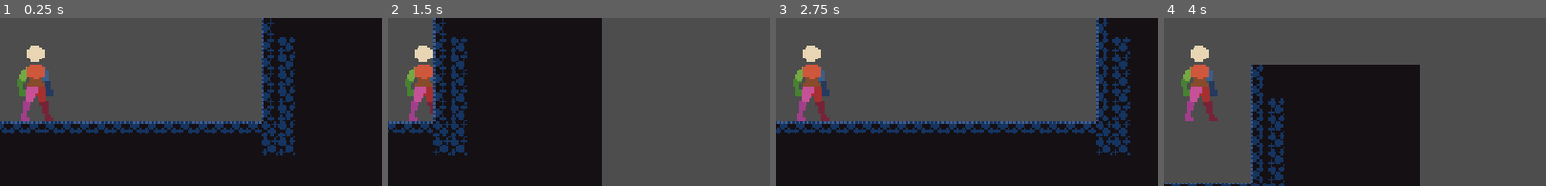
Above: before the commit, frames 1-4 (left to right).
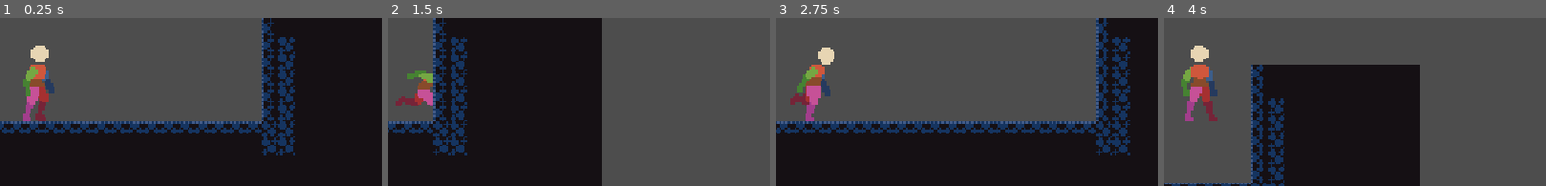
Above: after the commit, the same moments.

Repository: Timi865/Microvania
Game: Godot game, scene res://Scenes/game.tscn
The game is run twice, just before and just after one commit, with the same random seed, the same clock (stepped at 60 frames per second) and the same inputs.
Inputs:
- Up to frame 1 (0.25 s): no input
- Up to frame 2 (1.5 s): hold Right (Move_right) from 0.53 s (still down); tap C (dash) at 0.6 s; tap Space (Jump) at 0.77 s; tap E (orb_throw) at 1.35 s
- Up to frame 3 (2.75 s): tap Space (Jump) at 1.52 s; release Right (Move_right) at 2.03 s; hold Left (Move_left) from 2.03 s (still down); tap C (dash) at 2.1 s
- Up to frame 4 (4 s): release Left (Move_left) at 2.78 s; hold Right (Move_right) from 2.78 s (still down); tap E (orb_throw) at 2.85 s; tap Space (Jump) at 3.02, 3.77 s; tap C (dash) at 3.6 s
The pictures show only the part of the screen within x 44-94%, y 6-56%; the shares and areas given below are measured in that part.

The runs differ from the first frame. In frame 1, 1.5% of the frame differs, in the area x 4-15%, y 16-62%; in frame 2, 1.9%; in frame 3, 2.6%, in the area x 3-16%, y 16-62%; in frame 4, nothing differs.

Commit message:
Update Player Animations
Created run idle walk transition animations and now they are all in the animtree state machine

Diff:
--- a/Scenes/Player.tscn
+++ b/Scenes/Player.tscn
@@ -11,6 +11,9 @@
 [ext_resource type="Texture2D" uid="uid://gpapbq887ft2" path="res://PlayerArt/Prototype Character-Jump.png" id="5_o3h8g"]
 [ext_resource type="Texture2D" uid="uid://bm8cpnc5klmp5" path="res://PlayerArt/Prototype Character-Land-70ms.png" id="6_1e7my"]
 [ext_resource type="Texture2D" uid="uid://be6m22bvae6xh" path="res://PlayerArt/Prototype Character-Walk-100ms.png" id="7_arntx"]
+[ext_resource type="Texture2D" uid="uid://dre44optoh6c1" path="res://PlayerArt/Prototype Character-Run-70ms.png" id="7_o3h8g"]
+[ext_resource type="Texture2D" uid="uid://cx2w4racn2knw" path="res://PlayerArt/Prototype Character-Run to Idle.png" id="8_1e7my"]
+[ext_resource type="Texture2D" uid="uid://c3a42rarr7jac" path="res://PlayerArt/Prototype Character-Walk to Idle.png" id="10_arntx"]
 
 [sub_resource type="Animation" id="Animation_lslt6"]
 resource_name = "IDLE"
@@ -257,6 +260,89 @@
 "values": [8]
 }
 
+[sub_resource type="Animation" id="Animation_qidb7"]
+resource_name = "RUN to IDLE"
+length = 0.7
+loop_mode = 1
+step = 0.1
+tracks/0/type = "value"
+tracks/0/imported = false
+tracks/0/enabled = true
+tracks/0/path = NodePath("Sprite2D:hframes")
+tracks/0/interp = 1
+tracks/0/loop_wrap = true
+tracks/0/keys = {
+"times": PackedFloat32Array(0, 0.7),
+"transitions": PackedFloat32Array(1, 1),
+"update": 1,
+"values": [8, 8]
+}
+tracks/1/type = "value"
+tracks/1/imported = false
+tracks/1/enabled = true
+tracks/1/path = NodePath("Sprite2D:texture")
+tracks/1/interp = 1
+tracks/1/loop_wrap = true
+tracks/1/keys = {
+"times": PackedFloat32Array(0, 0.7),
+"transitions": PackedFloat32Array(1, 1),
+"update": 1,
+"values": [ExtResource("7_o3h8g"), ExtResource("7_o3h8g")]
+}
+tracks/2/type = "value"
+tracks/2/imported = false
+tracks/2/enabled = true
+tracks/2/path = NodePath("Sprite2D:frame")
+tracks/2/interp = 1
+tracks/2/loop_wrap = true
+tracks/2/keys = {
+"times": PackedFloat32Array(0, 0.1, 0.2, 0.3, 0.4, 0.5, 0.6),
+"transitions": PackedFloat32Array(1, 1, 1, 1, 1, 1, 1),
+"update": 1,
+"values": [0, 1, 2, 3, 4, 5, 6]
+}
+
+[sub_resource type="Animation" id="Animation_70hv0"]
+resource_name = "RUN to IDLE"
+length = 0.19999999999999998
+step = 0.1
+tracks/0/type = "value"
+tracks/0/imported = false
+tracks/0/enabled = true
+tracks/0/path = NodePath("Sprite2D:hframes")
+tracks/0/interp = 1
+tracks/0/loop_wrap = true
+tracks/0/keys = {
+"times": PackedFloat32Array(0, 0.2),
+"transitions": PackedFloat32Array(1, 1),
+"update": 1,
+"values": [3, 3]
+}
+tracks/1/type = "value"
+tracks/1/imported = false
+tracks/1/enabled = true
+tracks/1/path = NodePath("Sprite2D:texture")
+tracks/1/interp = 1
+tracks/1/loop_wrap = true
+tracks/1/keys = {
+"times": PackedFloat32Array(0, 0.2),
+"transitions": PackedFloat32Array(1, 1),
+"update": 1,
+"values": [ExtResource("8_1e7my"), ExtResource("8_1e7my")]
+}
+tracks/2/type = "value"
+tracks/2/imported = false
+tracks/2/enabled = true
+tracks/2/path = NodePath("Sprite2D:frame")
+tracks/2/interp = 1
+tracks/2/loop_wrap = true
+tracks/2/keys = {
+"times": PackedFloat32Array(0, 0.1),
+"transitions": PackedFloat32Array(1, 1),
+"update": 1,
+"values": [0, 2]
+}
+
 [sub_resource type="Animation" id="Animation_i2e8t"]
 resource_name = "RUN"
 length = 0.7
@@ -299,6 +385,47 @@
 "values": [8, 8]
 }
 
+[sub_resource type="Animation" id="Animation_8flut"]
+resource_name = "WALK to IDLE"
+length = 0.2
+step = 0.1
+tracks/0/type = "value"
+tracks/0/imported = false
+tracks/0/enabled = true
+tracks/0/path = NodePath("Sprite2D:texture")
+tracks/0/interp = 1
+tracks/0/loop_wrap = true
+tracks/0/keys = {
+"times": PackedFloat32Array(0, 0.2),
+"transitions": PackedFloat32Array(1, 1),
+"update": 1,
+"values": [ExtResource("10_arntx"), ExtResource("10_arntx")]
+}
+tracks/1/type = "value"
+tracks/1/imported = false
+tracks/1/enabled = true
+tracks/1/path = NodePath("Sprite2D:frame")
+tracks/1/interp = 1
+tracks/1/loop_wrap = true
+tracks/1/keys = {
+"times": PackedFloat32Array(0, 0.1),
+"transitions": PackedFloat32Array(1, 1),
+"update": 1,
+"values": [0, 1]
+}
+tracks/2/type = "value"
+tracks/2/imported = false
+tracks/2/enabled = true
+tracks/2/path = NodePath("Sprite2D:hframes")
+tracks/2/interp = 1
+tracks/2/loop_wrap = true
+tracks/2/keys = {
+"times": PackedFloat32Array(0, 0.2),
+"transitions": PackedFloat32Array(1, 1),
+"update": 1,
+"values": [3, 3]
+}
+
 [sub_resource type="AnimationLibrary" id="AnimationLibrary_qidb7"]
 _data = {
 &"IDLE": SubResource("Animation_lslt6"),
@@ -307,10 +434,79 @@
 &"JUMP": SubResource("Animation_m0x7a"),
 &"LAND": SubResource("Animation_5v66d"),
 &"RESET": SubResource("Animation_x63xi"),
-&"WALK": SubResource("Animation_i2e8t")
-}
+&"RUN": SubResource("Animation_qidb7"),
+&"RUN to IDLE": SubResource("Animation_70hv0"),
+&"WALK": SubResource("Animation_i2e8t"),
+&"WALK to IDLE": SubResource("Animation_8flut")
+}
+
+[sub_resource type="AnimationNodeAnimation" id="AnimationNodeAnimation_o3h8g"]
+animation = &"IDLE to RUN"
+
+[sub_resource type="AnimationNodeAnimation" id="AnimationNodeAnimation_u7x0b"]
+animation = &"IDLE to WALK"
+
+[sub_resource type="AnimationNodeAnimation" id="AnimationNodeAnimation_utwlt"]
+animation = &"IDLE"
+
+[sub_resource type="AnimationNodeAnimation" id="AnimationNodeAnimation_1e7my"]
+animation = &"RUN to IDLE"
+
+[sub_resource type="AnimationNodeAnimation" id="AnimationNodeAnimation_arntx"]
+animation = &"RUN"
+
+[sub_resource type="AnimationNodeAnimation" id="AnimationNodeAnimation_lslt6"]
+animation = &"WALK to IDLE"
+
+[sub_resource type="AnimationNodeAnimation" id="AnimationNodeAnimation_kih0c"]
+animation = &"WALK"
+
+[sub_resource type="AnimationNodeStateMachineTransition" id="AnimationNodeStateMachineTransition_ulo2v"]
+advance_mode = 2
+
+[sub_resource type="AnimationNodeStateMachineTransition" id="AnimationNodeStateMachineTransition_1iu4k"]
+advance_mode = 2
+
+[sub_resource type="AnimationNodeStateMachineTransition" id="AnimationNodeStateMachineTransition_m0x7a"]
+advance_mode = 2
+
+[sub_resource type="AnimationNodeStateMachineTransition" id="AnimationNodeStateMachineTransition_5v66d"]
+advance_mode = 2
+
+[sub_resource type="AnimationNodeStateMachineTransition" id="AnimationNodeStateMachineTransition_x63xi"]
+advance_mode = 2
+
+[sub_resource type="AnimationNodeStateMachineTransition" id="AnimationNodeStateMachineTransition_i2e8t"]
+advance_mode = 2
+
+[sub_resource type="AnimationNodeStateMachineTransition" id="AnimationNodeStateMachineTransition_qidb7"]
+advance_mode = 2
+
+[sub_resource type="AnimationNodeStateMachineTransition" id="AnimationNodeStateMachineTransition_70hv0"]
+advance_mode = 2
+
+[sub_resource type="AnimationNodeStateMachineTransition" id="AnimationNodeStateMachineTransition_8flut"]
+advance_mode = 2
 
 [sub_resource type="AnimationNodeStateMachine" id="AnimationNodeStateMachine_yw7hx"]
+states/End/position = Vector2(1091, 94)
+states/IDLE/node = SubResource("AnimationNodeAnimation_utwlt")
+states/IDLE/position = Vector2(216.09048, 94)
+"states/IDLE to RUN/node" = SubResource("AnimationNodeAnimation_o3h8g")
+"states/IDLE to RUN/position" = Vector2(223.09045, 235)
+"states/IDLE to WALK/node" = SubResource("AnimationNodeAnimation_u7x0b")
+"states/IDLE to WALK/position" = Vector2(472.09045, 94)
+states/RUN/node = SubResource("AnimationNodeAnimation_arntx")
+states/RUN/position = Vector2(472.09045, 240)
+"states/RUN to IDLE/node" = SubResource("AnimationNodeAnimation_1e7my")
+"states/RUN to IDLE/position" = Vector2(693.09045, 249)
+states/Start/position = Vector2(112, 94)
+states/WALK/node = SubResource("AnimationNodeAnimation_kih0c")
+states/WALK/position = Vector2(693.09045, 94)
+"states/WALK to IDLE/node" = SubResource("AnimationNodeAnimation_lslt6")
+"states/WALK to IDLE/position" = Vector2(702.09045, 168)
+transitions = ["IDLE", "IDLE to WALK", SubResource("AnimationNodeStateMachineTransition_ulo2v"), "IDLE to WALK", "WALK", SubResource("AnimationNodeStateMachineTransition_1iu4k"), "WALK", "WALK to IDLE", SubResource("AnimationNodeStateMachineTransition_m0x7a"), "IDLE", "IDLE to RUN", SubResource("AnimationNodeStateMachineTransition_5v66d"), "IDLE to RUN", "RUN", SubResource("AnimationNodeStateMachineTransition_x63xi"), "RUN", "RUN to IDLE", SubResource("AnimationNodeStateMachineTransition_i2e8t"), "WALK to IDLE", "IDLE", SubResource("AnimationNodeStateMachineTransition_qidb7"), "RUN to IDLE", "IDLE", SubResource("AnimationNodeStateMachineTransition_70hv0"), "Start", "IDLE", SubResource("AnimationNodeStateMachineTransition_8flut")]
+graph_offset = Vector2(-439.90952, 0)
 
 [sub_resource type="AtlasTexture" id="AtlasTexture_8flut"]
 atlas = ExtResource("2_5ixxa")
